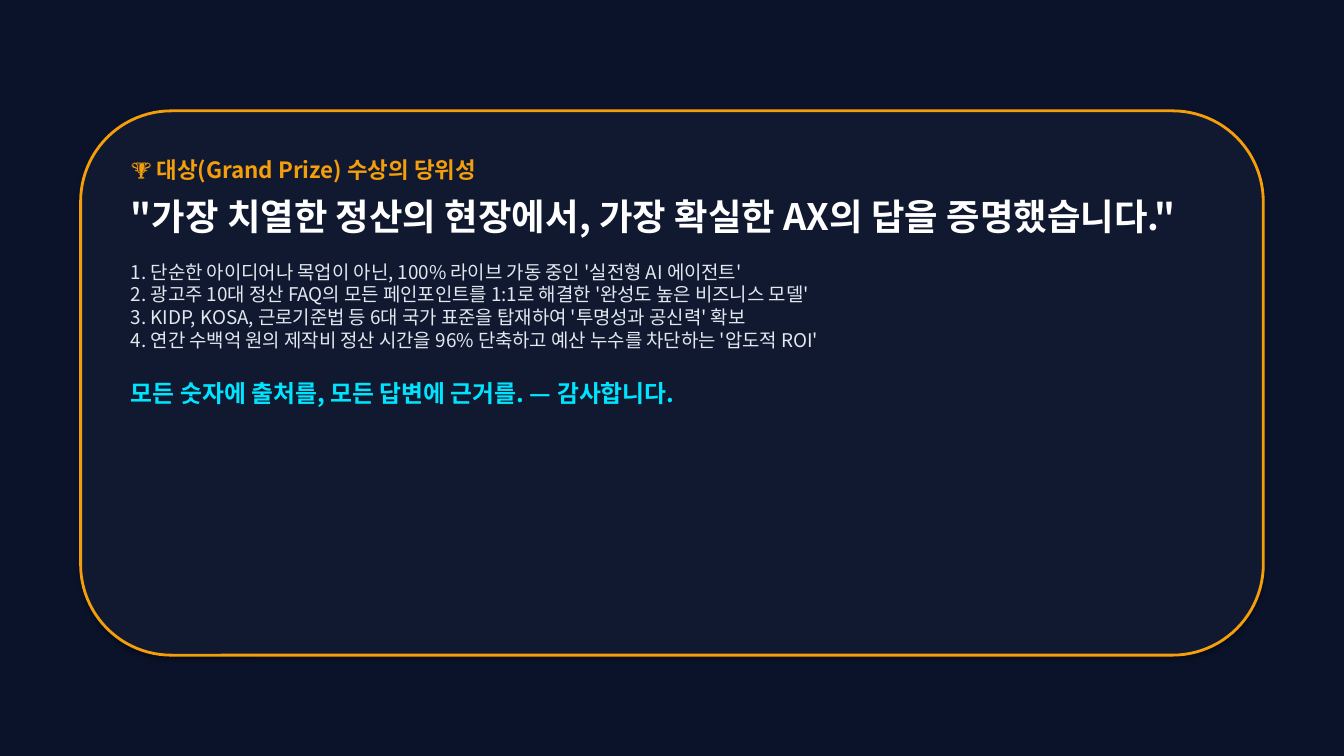
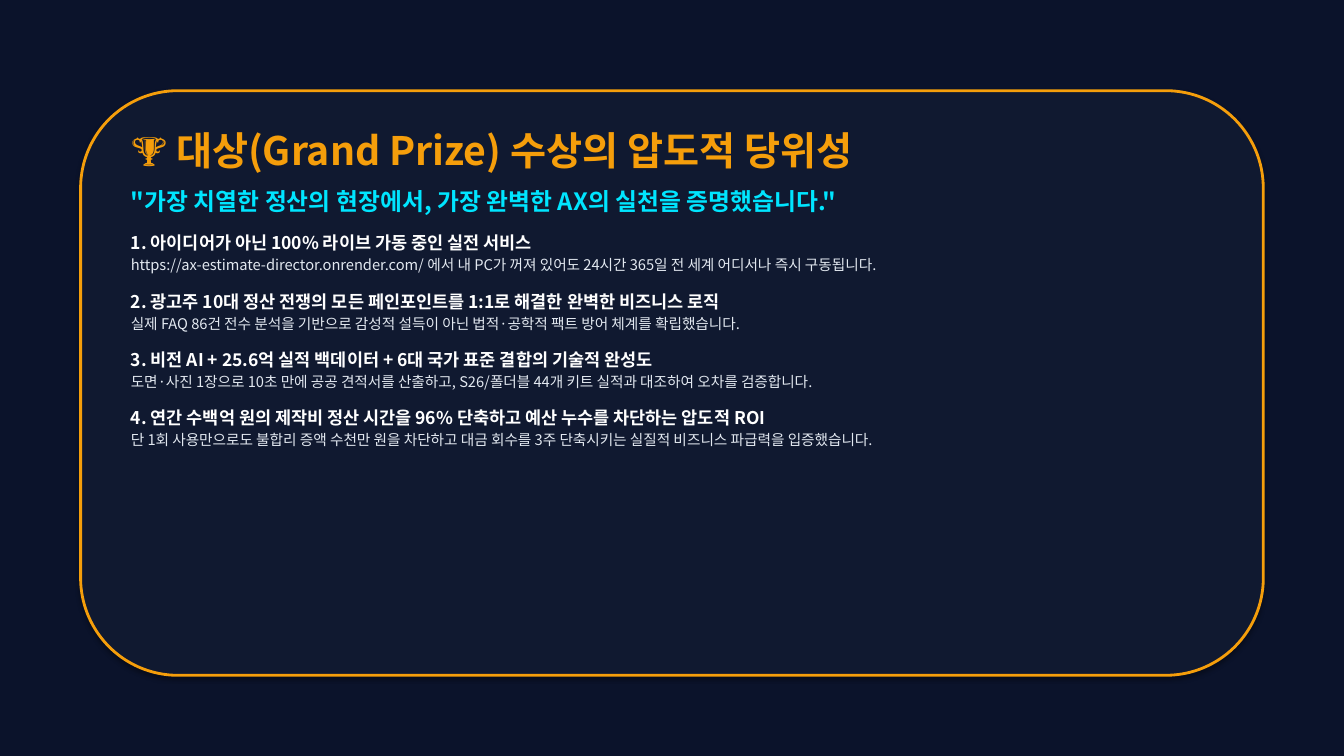
Before and after one commit to designer01jsw-commits/ax-estimate-director, a slide deck: slide 18 of 견적감리관_AX대회_최종발표자료_대상도전.pptx (slide 15 before the commit). Drawn at 1344x756 pixels with LibreOffice and Linux fonts; fonts in the diff are those of the drawing. Boxes give left, top, right and bottom in pixels: in the first picture for what was removed or moved away, otherwise in the second. Text is boxed around its words. In the diff, an @@ line names an element or a change of style, - is before the commit and + after.

```diff
--- a/견적감리관_AX대회_최종발표자료_대상도전.pptx
+++ b/견적감리관_AX대회_최종발표자료_대상도전.pptx
@@ rounded rectangle resized from (x1=81, y1=111, x2=1263, y2=655) to (x1=81, y1=91, x2=1263, y2=676) @@
@@ text at (x1=131, y1=132, x2=876, y2=446): text changed; size 13.5 to 10.5 pt @@
-🏆 대상(Grand Prize) 수상의 당위성
-"가장 치열한 정산의 현장에서, 가장 확실한 AX의 답을 증명했습니다."
-1. 단순한 아이디어나 목업이 아닌, 100% 라이브 가동 중인 '실전형 AI 에이전트'
-2. 광고주 10대 정산 FAQ의 모든 페인포인트를 1:1로 해결한 '완성도 높은 비즈니스 모델'
-3. KIDP, KOSA, 근로기준법 등 6대 국가 표준을 탑재하여 '투명성과 공신력' 확보
-4. 연간 수백억 원의 제작비 정산 시간을 96% 단축하고 예산 누수를 차단하는 '압도적 ROI'
-모든 숫자에 출처를, 모든 답변에 근거를. — 감사합니다.
+🏆 대상(Grand Prize) 수상의 압도적 당위성
+"가장 치열한 정산의 현장에서, 가장 완벽한 AX의 실천을 증명했습니다."
+1. 아이디어가 아닌 100% 라이브 가동 중인 실전 서비스
+https://ax-estimate-director.onrender.com/ 에서 내 PC가 꺼져 있어도 24시간 365일 전 세계 어디서나 즉시 구동됩니다.
+2. 광고주 10대 정산 전쟁의 모든 페인포인트를 1:1로 해결한 완벽한 비즈니스 로직
+실제 FAQ 86건 전수 분석을 기반으로 감성적 설득이 아닌 법적·공학적 팩트 방어 체계를 확립했습니다.
+3. 비전 AI + 25.6억 실적 백데이터 + 6대 국가 표준 결합의 기술적 완성도
+도면·사진 1장으로 10초 만에 공공 견적서를 산출하고, S26/폴더블 44개 키트 실적과 대조하여 오차를 검증합니다.
+4. 연간 수백억 원의 제작비 정산 시간을 96% 단축하고 예산 누수를 차단하는 압도적 ROI
+단 1회 사용만으로도 불합리 증액 수천만 원을 차단하고 대금 회수를 3주 단축시키는 실질적 비즈니스 파급력을 입증했습니다.
```
Also in this commit, not shown: 11 other slides changed, 6 slides added, 3 slides removed, 3 other files.
